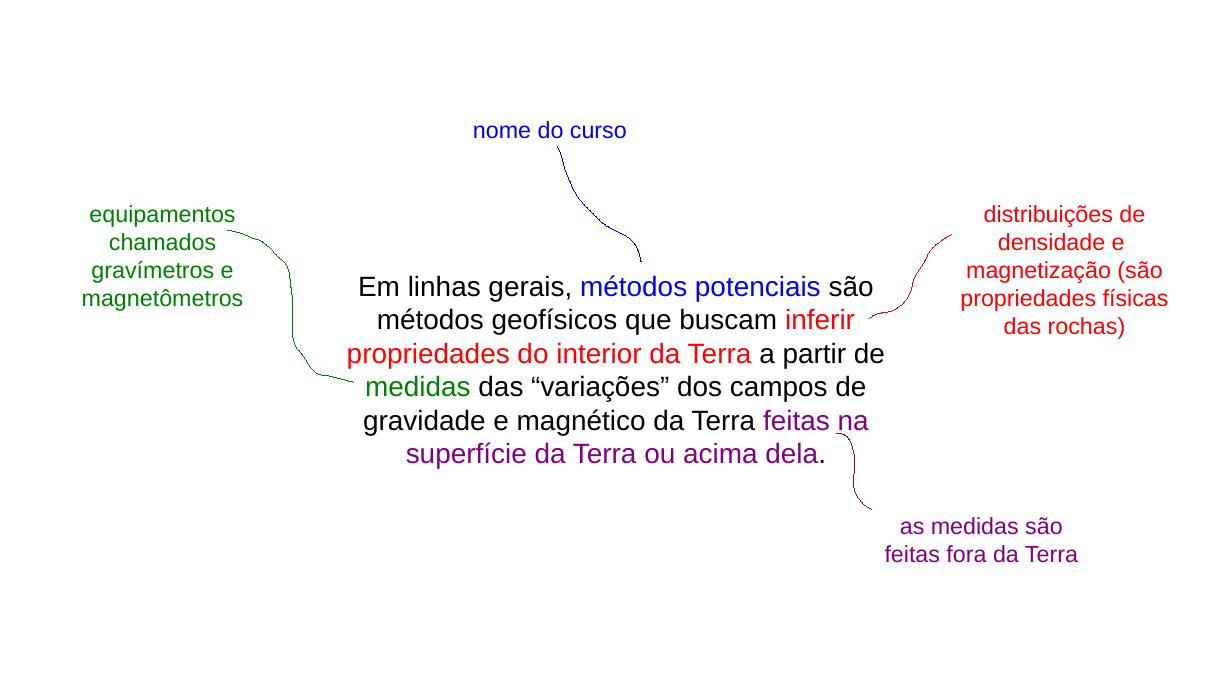
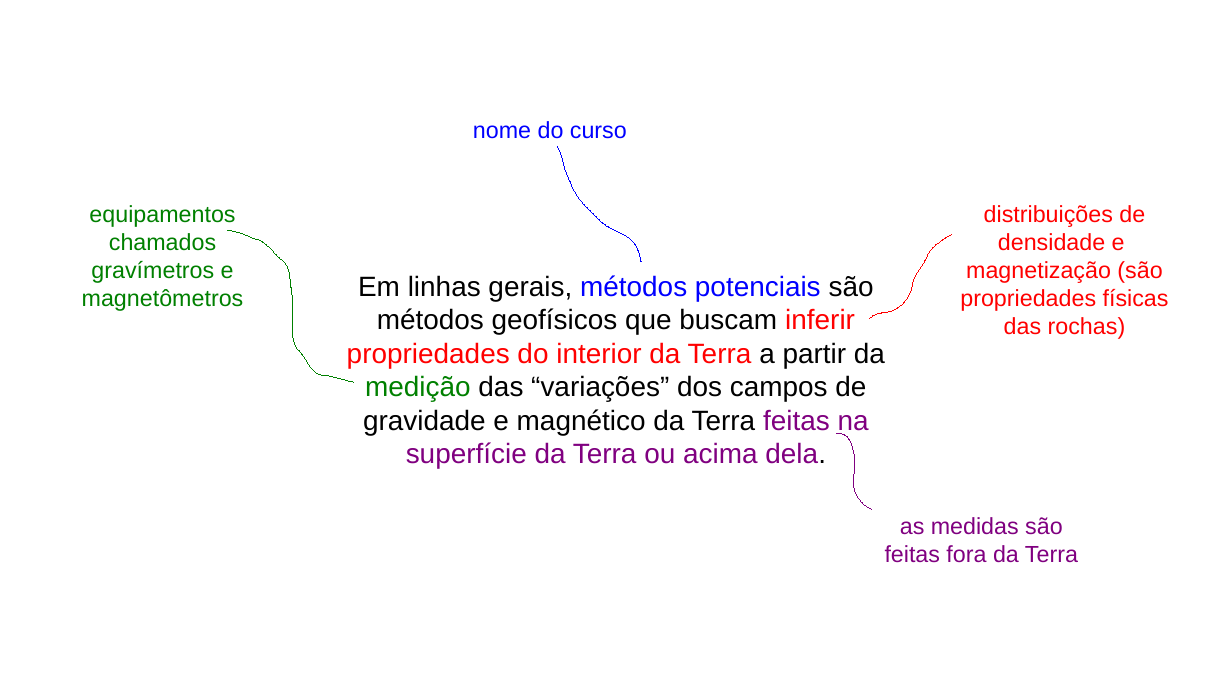
Before and after one commit to birocoles/Intro-grav-mag, a slide deck: slide 20 of slides/aula_1_1.odp. Drawn at 1232x693 pixels with LibreOffice and Linux fonts; fonts in the diff are those of the drawing. Boxes give left, top, right and bottom in pixels: in the first picture for what was removed or moved away, otherwise in the second. Text is boxed around its words. In the diff, an @@ line names an element or a change of style, - is before the commit and + after.

```diff
--- a/slides/aula_1_1.odp
+++ b/slides/aula_1_1.odp
@@ text at (347, 275, 885, 469): text changed @@
-Em linhas gerais, métodos potenciais são métodos geofísicos que buscam inferir propriedades do interior da Terra a partir de medidas das “variações” dos campos de gravidade e magnético da Terra feitas na superfície da Terra ou acima dela.
+Em linhas gerais, métodos potenciais são métodos geofísicos que buscam inferir propriedades do interior da Terra a partir da medição das “variações” dos campos de gravidade e magnético da Terra feitas na superfície da Terra ou acima dela.
```
Also in this commit, not shown: 17 other slides changed, 25 slides added.
